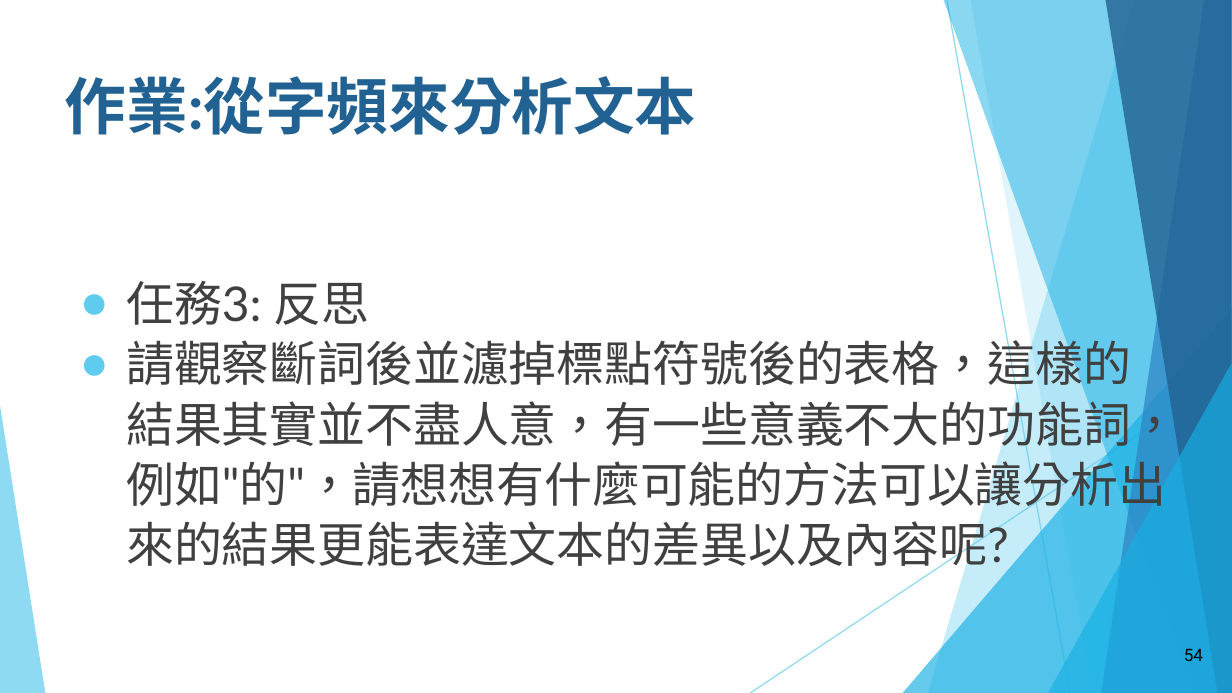
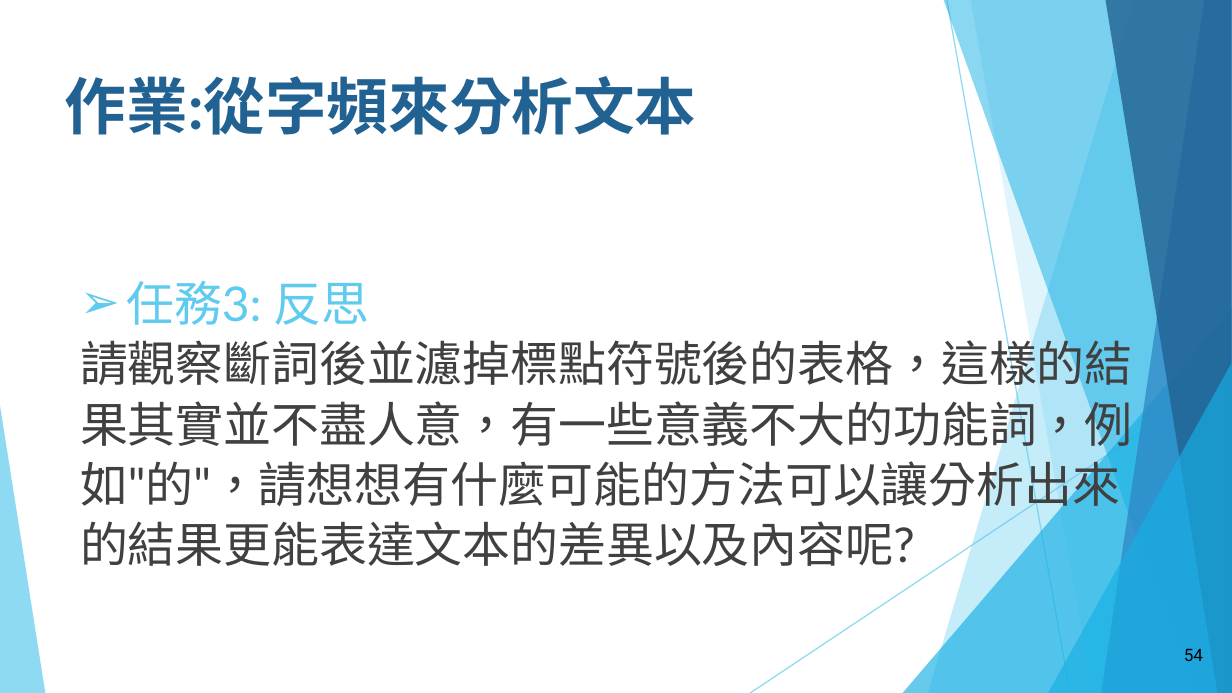
Before and after one commit to howardsukuan/textual-data-analysis-python, a slide deck: slide 54 of week01/文本分析與程式設計Week01.pptx. Drawn at 1232x693 pixels with LibreOffice and Linux fonts; fonts in the diff are those of the drawing. Boxes give left, top, right and bottom in pixels: in the first picture for what was removed or moved away, otherwise in the second. Text is boxed around its words. In the diff, an @@ line names an element or a change of style, - is before the commit and + after.

Commit message:
改了最後作業label

```diff
--- a/week01/文本分析與程式設計Week01.pptx
+++ b/week01/文本分析與程式設計Week01.pptx
@@ text "任務3: 反思" at bbox=[80, 281, 1133, 566]: text colour #404040 to #5FCBEF in "任務3: 反思"; bullet ● to ➢; bullet ● to none @@
```
Also in this commit, not shown: 7 other slides changed, 1 other file.
